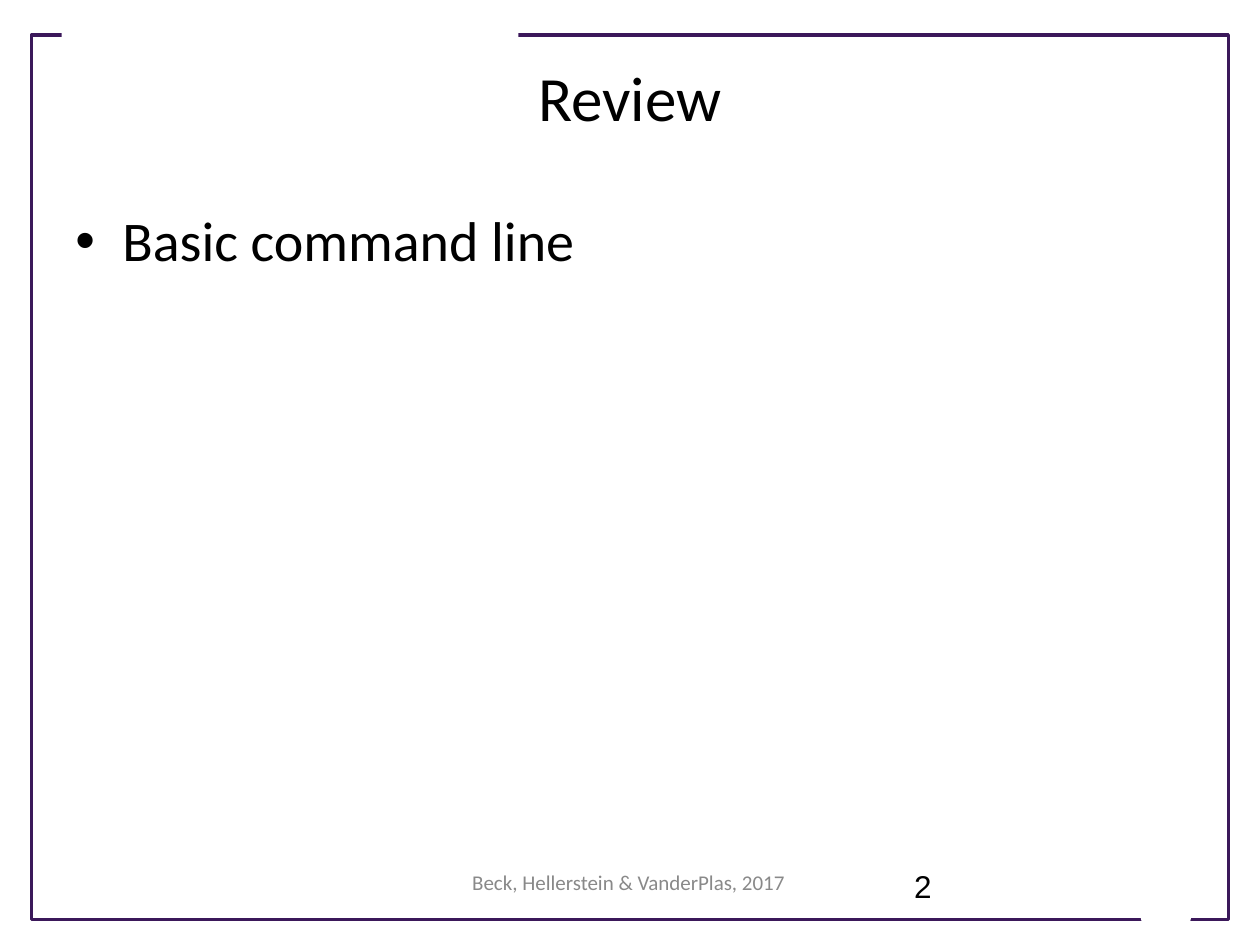
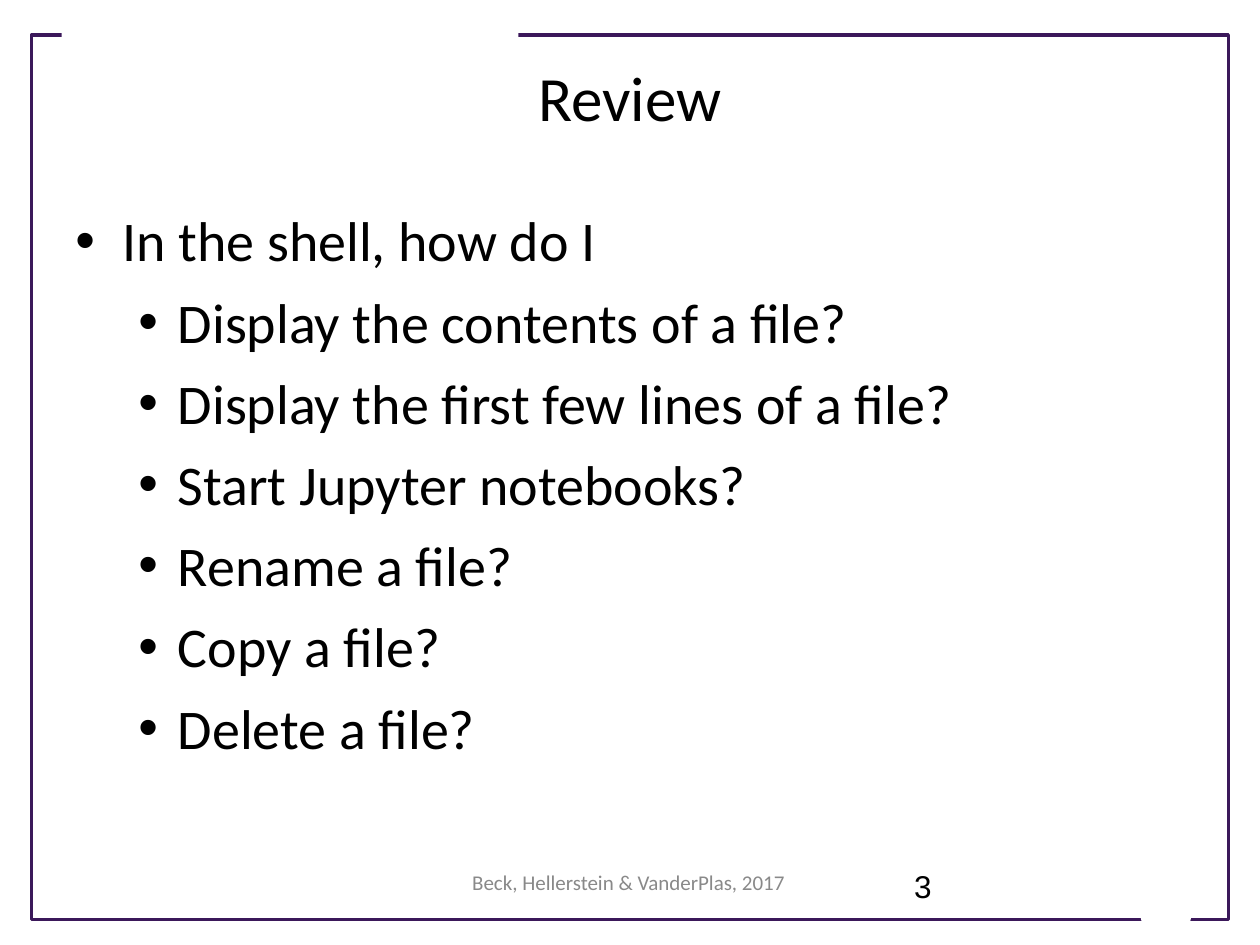
Before and after one commit to UWSEDS/LectureNotes, a slide deck: slide 3 of 03-Introduction-to-Version-Control,-part-1.pptx (slide 2 before the commit). Drawn at 1260x945 pixels with LibreOffice and Linux fonts; fonts in the diff are those of the drawing; background and template pictures are left out. Boxes give left, top, right and bottom in pixels: in the first picture for what was removed or moved away, otherwise in the second. Text is boxed around its words. In the diff, an @@ line names an element or a change of style, - is before the commit and + after.

```diff
--- a/03-Introduction-to-Version-Control,-part-1.pptx
+++ b/03-Introduction-to-Version-Control,-part-1.pptx
@@ text at (122,222,951,750): text changed @@
-• Basic command line
+• In the shell, how do I
+  • Display the contents of a file?
+  • Display the first few lines of a file?
+  • Start Jupyter notebooks?
+  • Rename a file?
+  • Copy a file?
+  • Delete a file?
@@ page number at (914,876,932,899): text changed @@
-2
+3
```
Also in this commit, not shown: 2 slides added.
